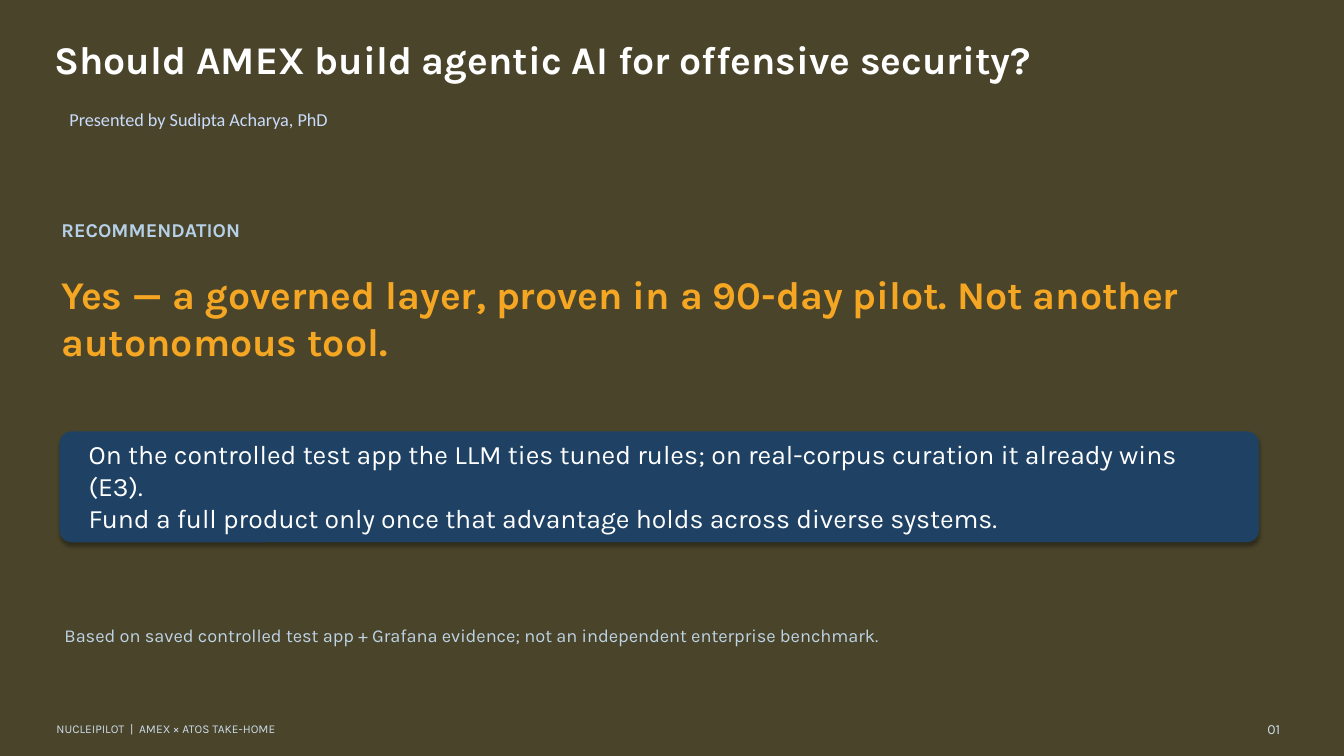
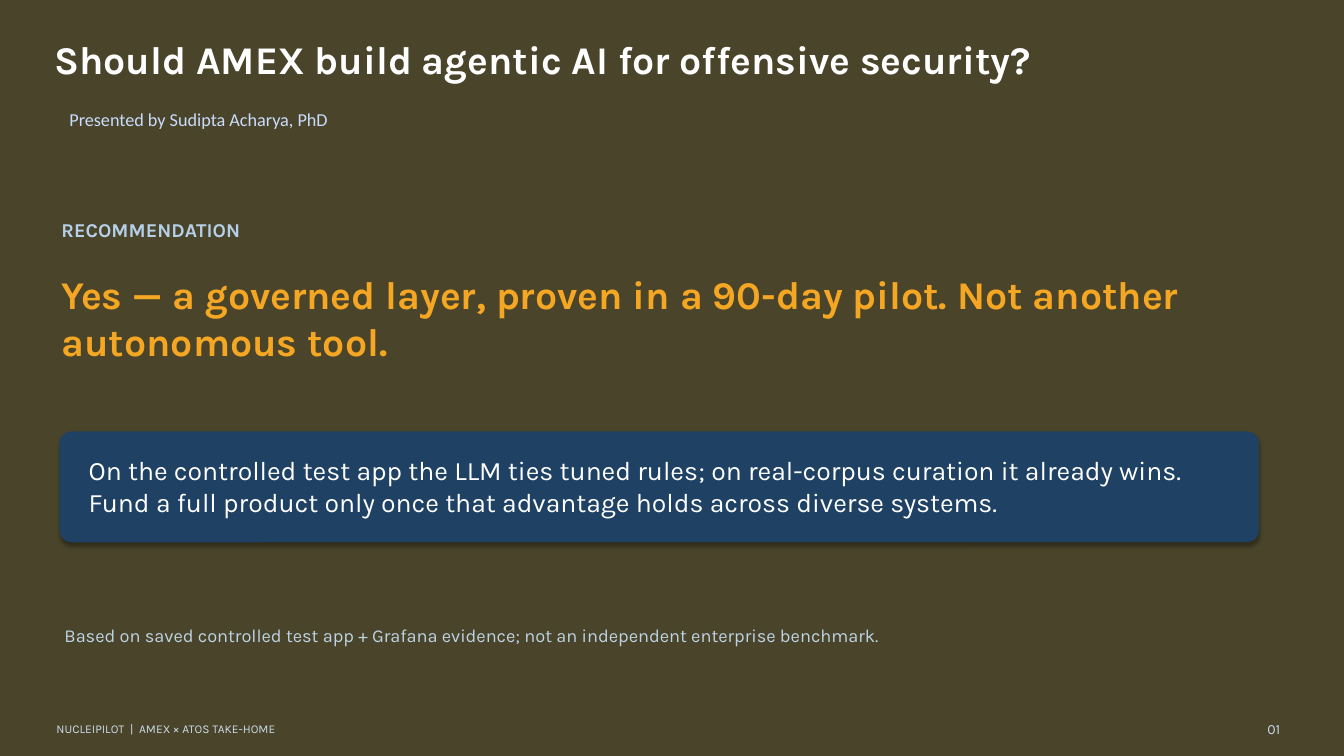
Before and after one commit to Acharya320/NucleiPilot, a slide deck: slide 1 of presentation/AXP_Executive_Deck.pptx. Drawn at 1344x756 pixels with LibreOffice and Linux fonts; fonts in the diff are those of the drawing. Boxes give left, top, right and bottom in pixels: in the first picture for what was removed or moved away, otherwise in the second. Text is boxed around its words. In the diff, an @@ line names an element or a change of style, - is before the commit and + after.

```diff
--- a/presentation/AXP_Executive_Deck.pptx
+++ b/presentation/AXP_Executive_Deck.pptx
@@ text at <box>89,461,1181,519</box>: text changed @@
-On the controlled test app the LLM ties tuned rules; on real-corpus curation it already wins (E3).
-Fund a full product only once that advantage holds across diverse systems.
+On the controlled test app the LLM ties tuned rules; on real-corpus curation it already wins.
+Fund a full product only once that advantage holds across diverse systems.
```
